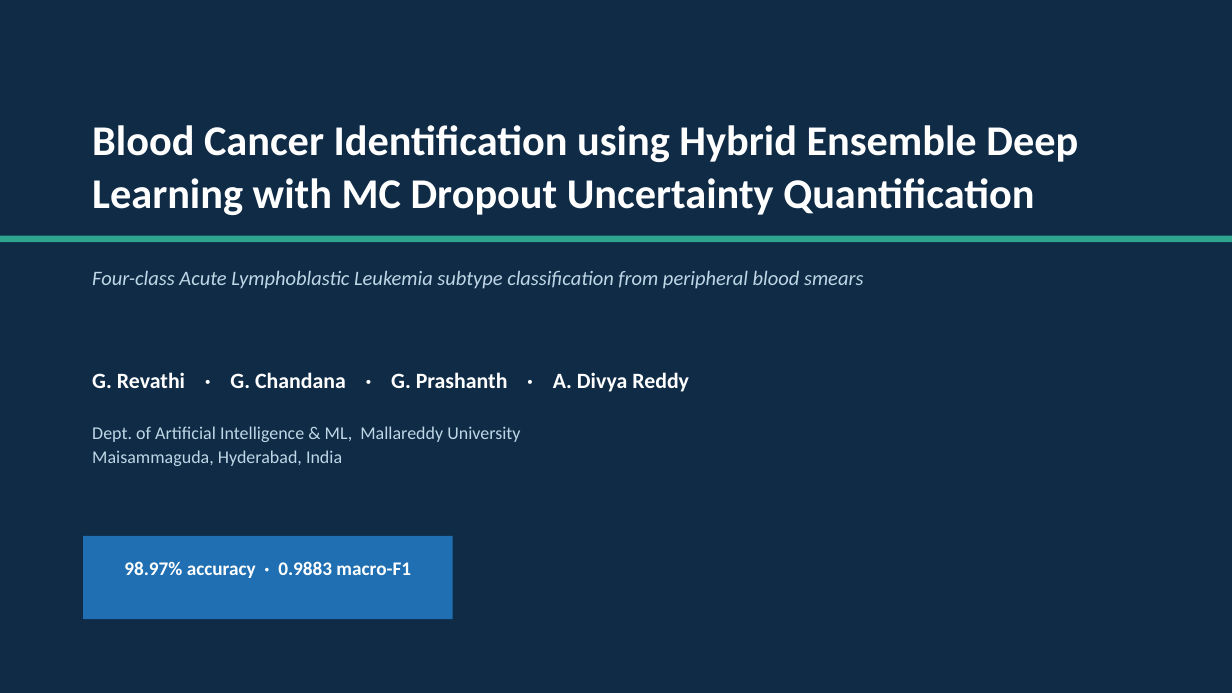
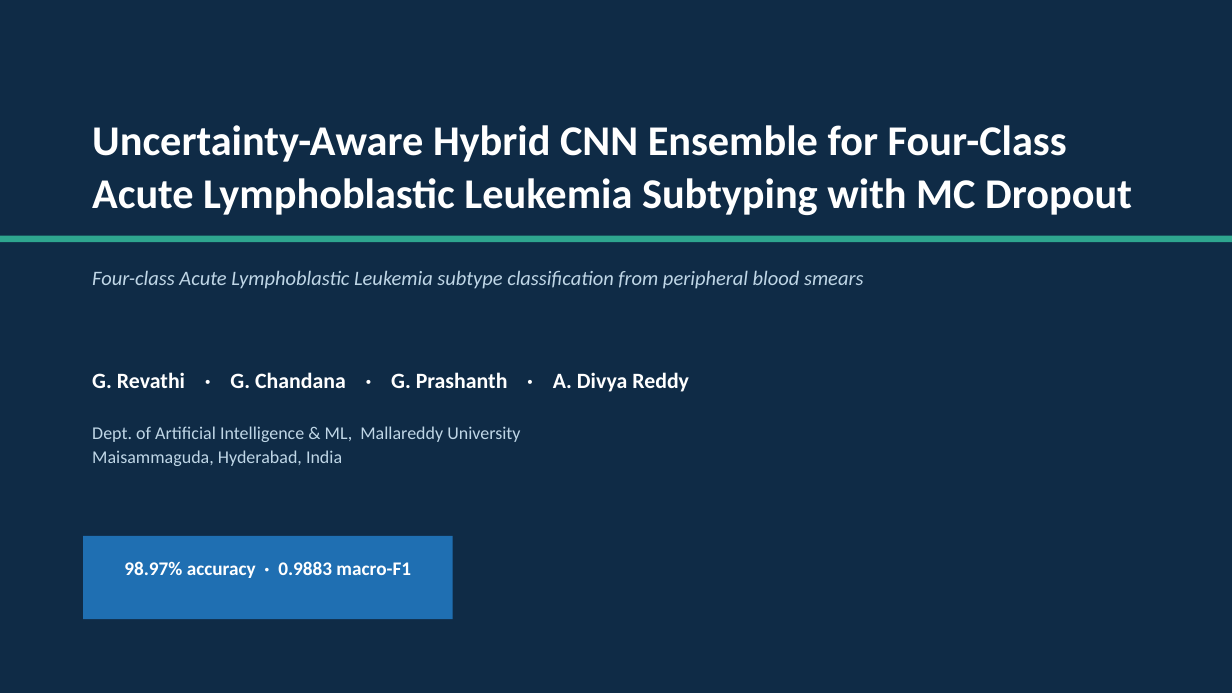
Before and after one commit to vvvvvivekkk/blood-cancer-detection, a slide deck: slide 1 of docs/presentation.pptx. Drawn at 1232x693 pixels with LibreOffice and Linux fonts; fonts in the diff are those of the drawing. Boxes give left, top, right and bottom in pixels: in the first picture for what was removed or moved away, otherwise in the second. Text is boxed around its words. In the diff, an @@ line names an element or a change of style, - is before the commit and + after.

```diff
--- a/docs/presentation.pptx
+++ b/docs/presentation.pptx
@@ text at [92, 125, 1132, 215]: text changed @@
-Blood Cancer Identification using Hybrid Ensemble Deep Learning with MC Dropout Uncertainty Quantification
+Uncertainty-Aware Hybrid CNN Ensemble for Four-Class Acute Lymphoblastic Leukemia Subtyping with MC Dropout
```
Also in this commit, not shown: 6 other files.
